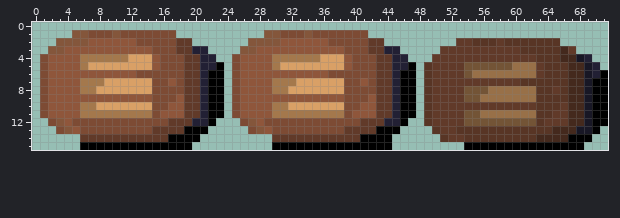
Two versions of one pixel-art file, art_source/ui/ui_button.ase. This is how it looked before the edit.
72x16 pixels, 1 frame. Colours within 5 levels of each other are drawn and written as one.
And afterwards:
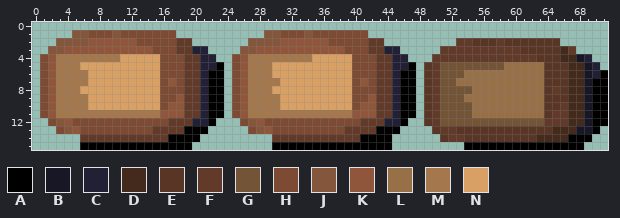
Palette (. is transparent): A #000000  B #181725  C #222034  D #44291d  E #583525  F #613a29  G #735436  H #7d4b34  J #84563b  K #8f563b  L #987048  M #a4784c  N #d9a066
Diff:
Changed rows in their new state; - is an unchanged pixel.
first column x 3:
 4 MMM-----N---N-----------MMM-----N---N------------------------
 5 MMMN--------N-----------MMMN--------N-----------GGG-----L---L
 6 MMMMNNNNNNNNN-----------MMMNNNNNNNNNN-----------GGGL--------L
 7 MMM-NN------N-----------MMM-NN------N-----------GGLLLLLLLLLLL
 8 MMMNN-------N-----------MMMNN-------N-----------GGG-LL------L
 9 MMMMNNNNNNNNN-----------MMMMNNNNNNNNN-----------GGGLL-------L
10 MMM-N-------N-----------MMM-N-------N-----------GGGGLLLLLLLLL
11 MMM---------M-----------MMM---------M-----------GGG-L-------L
12 ------------------------------------------------GGG---------G
